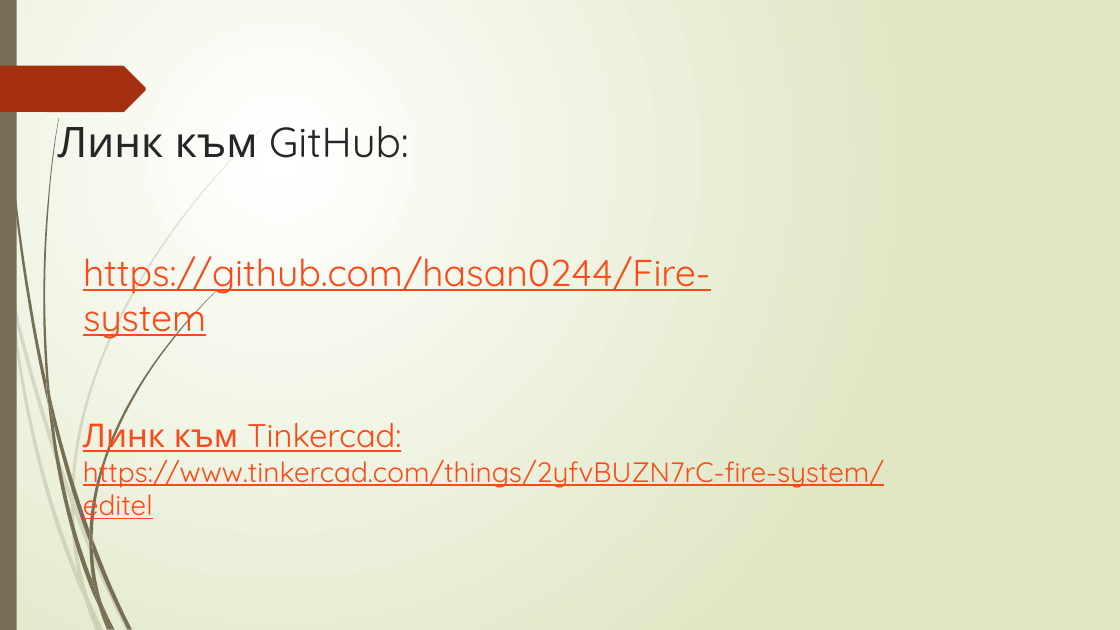
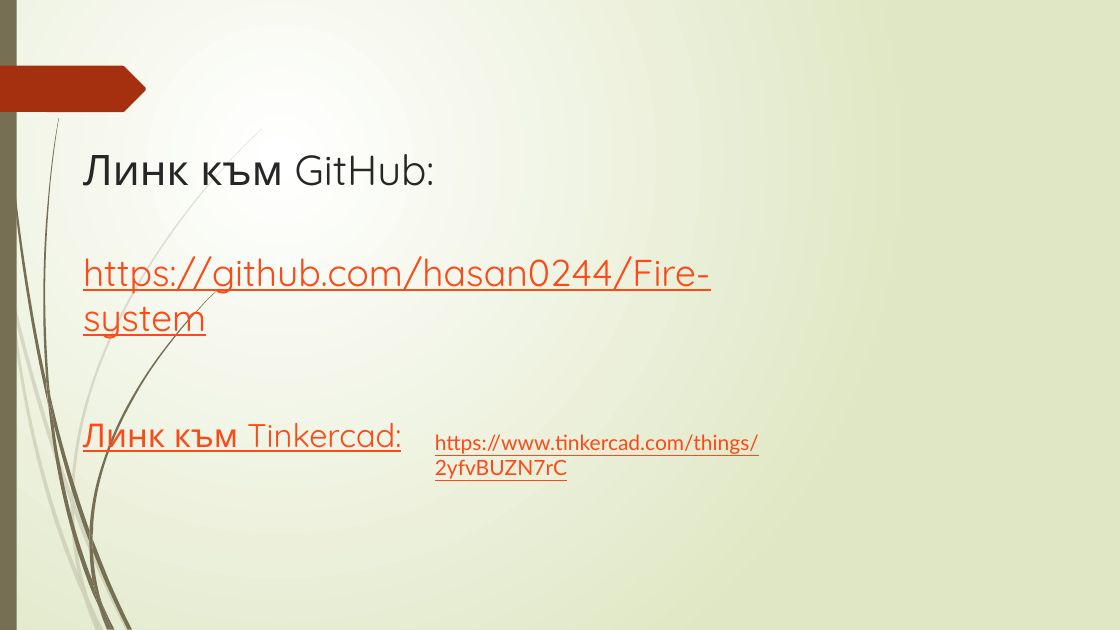
Before and after one commit to hasan0244/Fire-system, a slide deck: slide 4 of Презентация.pptx. Drawn at 1120x630 pixels with LibreOffice and Linux fonts; fonts in the diff are those of the drawing. Boxes give left, top, right and bottom in pixels: in the first picture for what was removed or moved away, otherwise in the second. Text is boxed around its words. In the diff, an @@ line names an element or a change of style, - is before the commit and + after.

```diff
--- a/Презентация.pptx
+++ b/Презентация.pptx
@@ title "Линк към GitHub:" rewrapped from (x1=58, y1=118, x2=409, y2=158) to (x1=83, y1=154, x2=435, y2=186) @@
@@ text added at (x1=435, y1=434, x2=759, y2=479), 18 pt, text #FB4A18, underline @@
+https://www.tinkercad.com/things/2yfvBUZN7rC
@@ text at (x1=83, y1=453, x2=884, y2=490): paragraph removed @@
-https://www.tinkercad.com/things/2yfvBUZN7rC-fire-system/editel
```
